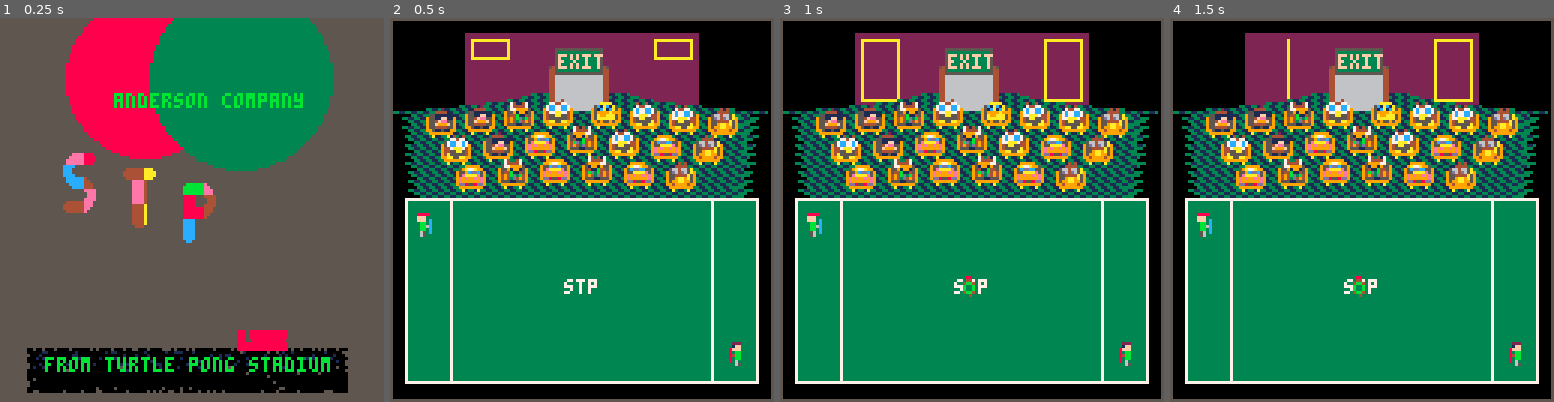
Above: before the commit, frames 1-4 (left to right).
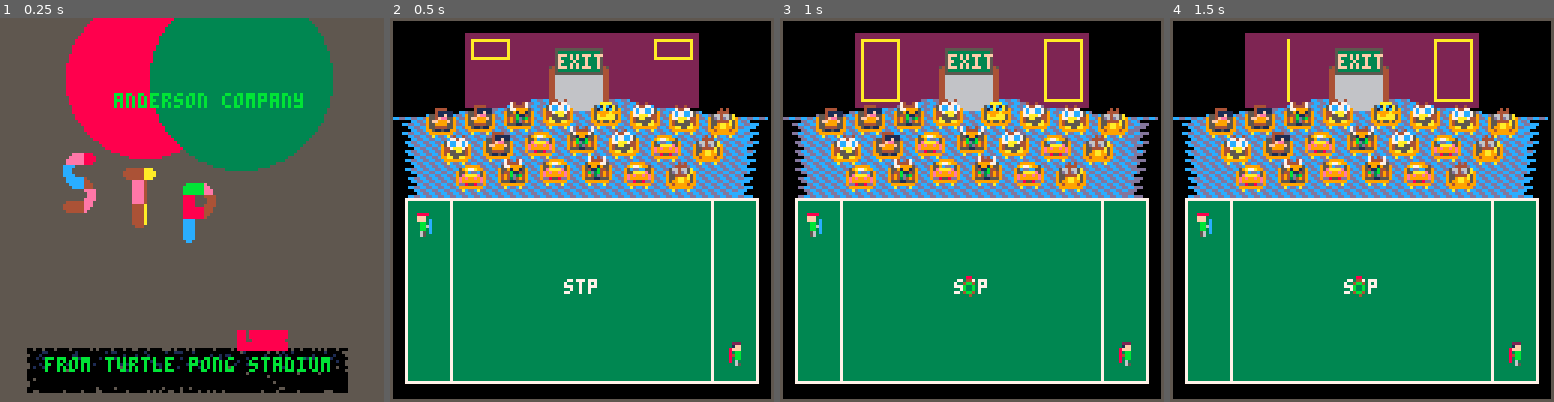
Above: after the commit, the same moments.

Repository: topromulan/STP4
Game: PICO-8 cartridge stp4.p8
Two runs of this game, one before a commit and one after it. Both use one fixed random seed, a clock stepped at 60 frames per second and the inputs below.
Inputs:
- Up to frame 1 (0.25 s): no input
- Up to frame 2 (0.5 s): tap X (X key) at 0.33 s
- Up to frame 3 (1 s): tap O (Z key) at 0.7 s
- Up to frame 4 (1.5 s): tap X (X key) at 1.07 s

Frame 1 is identical in both runs. In frame 2, 13% of the frame differs, in the area x 0-99%, y 19-47%; in frame 3, 13%; in frame 4, 13%.

Commit message:
audience tuneups

Diff:
--- a/stp4.p8
+++ b/stp4.p8
@@ -208,10 +208,10 @@
  stadium.audience={}
 
  stadium.floor={}
- stadium.floor.top=24
- stadium.floor.height=35
- stadium.floor.color1=3
- stadium.floor.color2=1
+ stadium.floor.top=26
+ stadium.floor.height=33
+ stadium.floor.color1=12
+ stadium.floor.color2=13
 
  stadium.seats={
   {9,27},{22,26},{35,25},{48,24},
@@ -362,6 +362,10 @@
    player_wins(2)
   end
  end
+
+ local t=stadium.floor.color1
+ stadium.floor.color1=stadium.floor.color2
+ stadium.floor.color2=t
 
  -- original version:
  -- if(btnp(4)) then players[1].score += 1 end
@@ -681,8 +685,8 @@
   --draw each audience member in
   -- their seat, facing the ball
   local fan_sprite=stadium.audience[seat].sprite
-  if(oddball.x < seatx+6+stadium.audience[seat].timing) then fan_sprite-=16 end
-  if(oddball.x > seatx+10+stadium.audience[seat].timing) then fan_sprite+=16 end
+  if(oddball.x < seatx+stadium.audience[seat].timing) then fan_sprite-=16 end
+  if(oddball.x > seatx+8+stadium.audience[seat].timing) then fan_sprite+=16 end
   spr(fan_sprite,seatx+4,seaty+3)
  end
 end
Not shown, changed: 19 lines of the sprite sheet (__gfx__) section of stp4.p8
